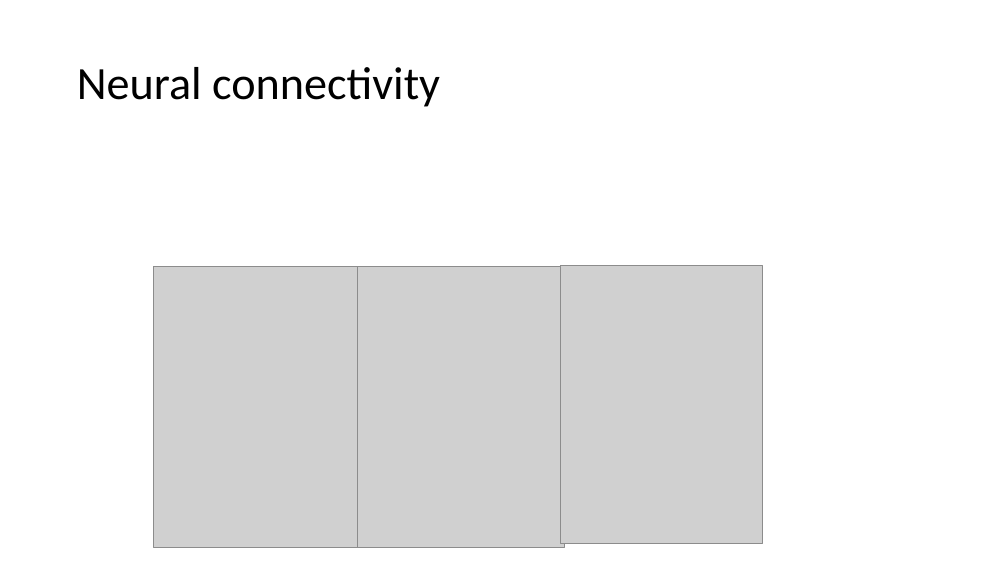
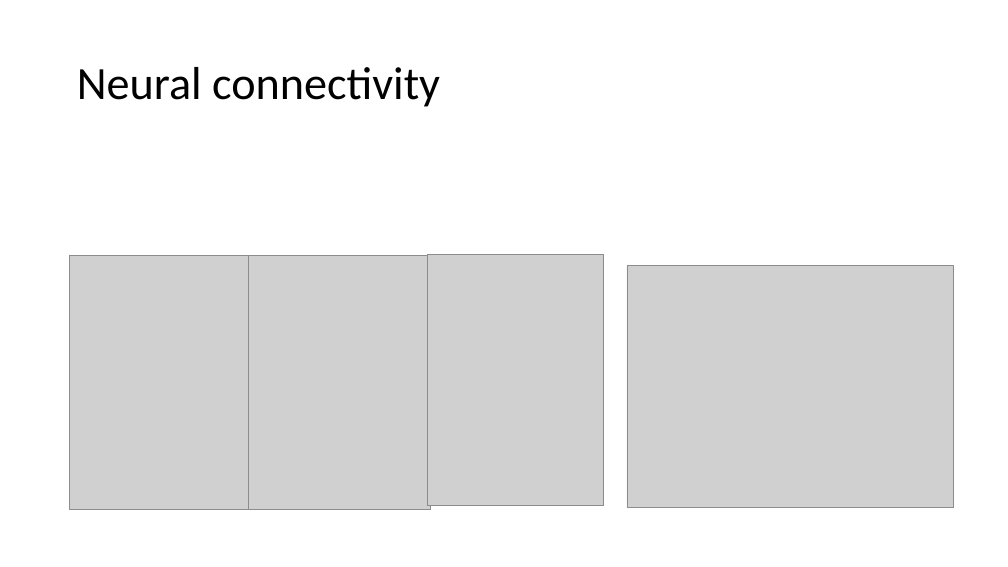
Before and after one commit to vbaker145/neuron, a slide deck: slide 5 of thesis/oral_qual/Oral Qual Presentation.pptx. Drawn at 1008x567 pixels with LibreOffice and Linux fonts; fonts in the diff are those of the drawing; grey boxes stand for pictures; background and template pictures are left out. Boxes give left, top, right and bottom in pixels: in the first picture for what was removed or moved away, otherwise in the second. Text is boxed around its words. In the diff, an @@ line names an element or a change of style, - is before the commit and + after.

```diff
--- a/thesis/oral_qual/Oral Qual Presentation.pptx
+++ b/thesis/oral_qual/Oral Qual Presentation.pptx
@@ picture: place and size @@
-picture at [154,266,361,547]
+picture at [70,256,252,510]
@@ picture: place and size @@
-picture at [358,266,565,547]
+picture at [248,256,430,510]
@@ picture: place and size @@
-picture at [561,266,762,543]
+picture at [427,255,604,506]
@@ picture added at [627,266,954,508] @@
```
Also in this commit, not shown: 2 other slides changed, 3 other files.
